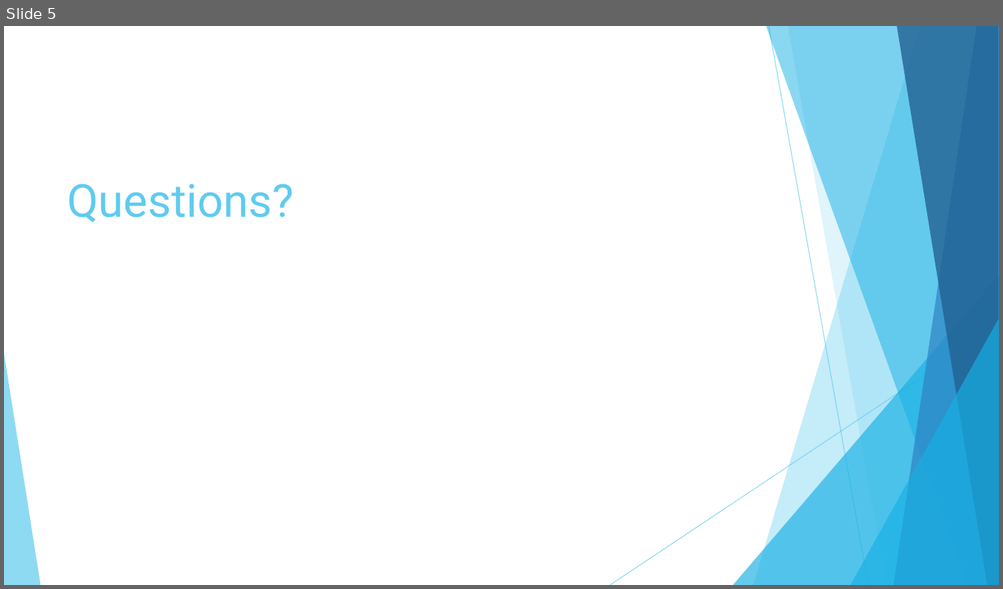
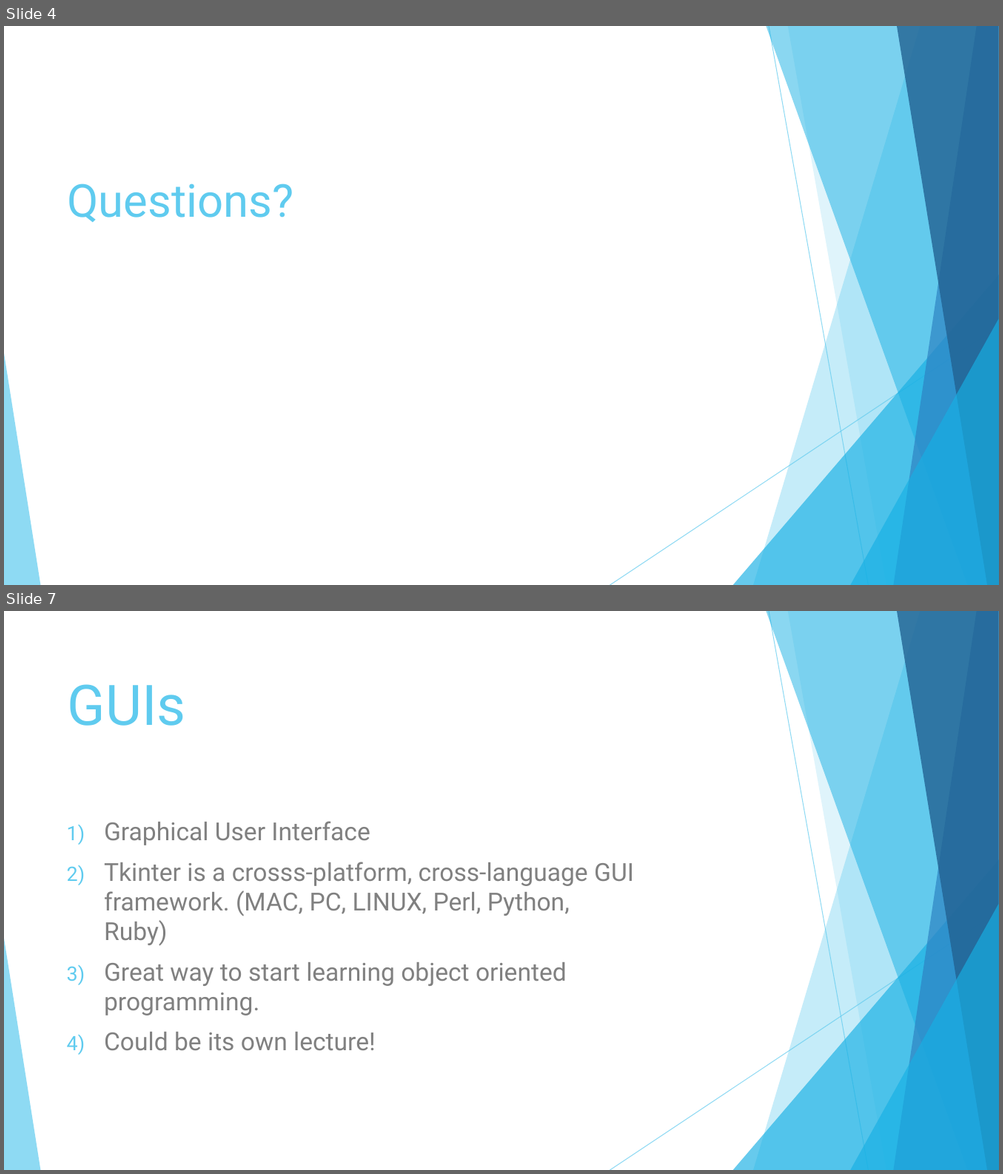
Before and after one commit to MrJeremyHobbs/ELUNA-2019-Dev-Days-Alma-Course, a slide deck: slides/ELUNA-2019-Dev-Days-Alma-Course.pptx. Shown one above the other, each under a label of ours: slide 5 before the commit, slides 4 and 7 after it; the slides between them are not shown. The pictures are 1003x589 and 1003x1174 pixels, drawn with LibreOffice and Linux fonts; fonts in the diff are those of the drawing. Boxes give left, top, right and bottom in pixels: in the first picture for what was removed or moved away, otherwise in the second. Text is boxed around its words. In the diff, an @@ line names an element or a change of style, - is before the commit and + after.

```diff
--- a/slides/ELUNA-2019-Dev-Days-Alma-Course.pptx
+++ b/slides/ELUNA-2019-Dev-Days-Alma-Course.pptx
@@ slide 7 added at [4, 611, 999, 1170], background #FFFFFF; not listed: 10 template elements that a slide beside it also shows @@
@@ title added at [68, 684, 186, 726], 54 pt, text #5FCBEF @@
+GUIs
@@ text added at [104, 821, 634, 1051], 24 pt, text #808080 @@
+1) Graphical User Interface
+2) Tkinter is a crosss-platform, cross-language GUI framework. (MAC, PC, LINUX, Perl, Python, Ruby)
+3) Great way to start learning object oriented programming.
+4) Could be its own lecture!
@@ what was slide 5 is now slide 4 @@
```
Also in this commit, not shown: 3 slides changed, 5 other slides added, 1 slide removed, 13 other files.
